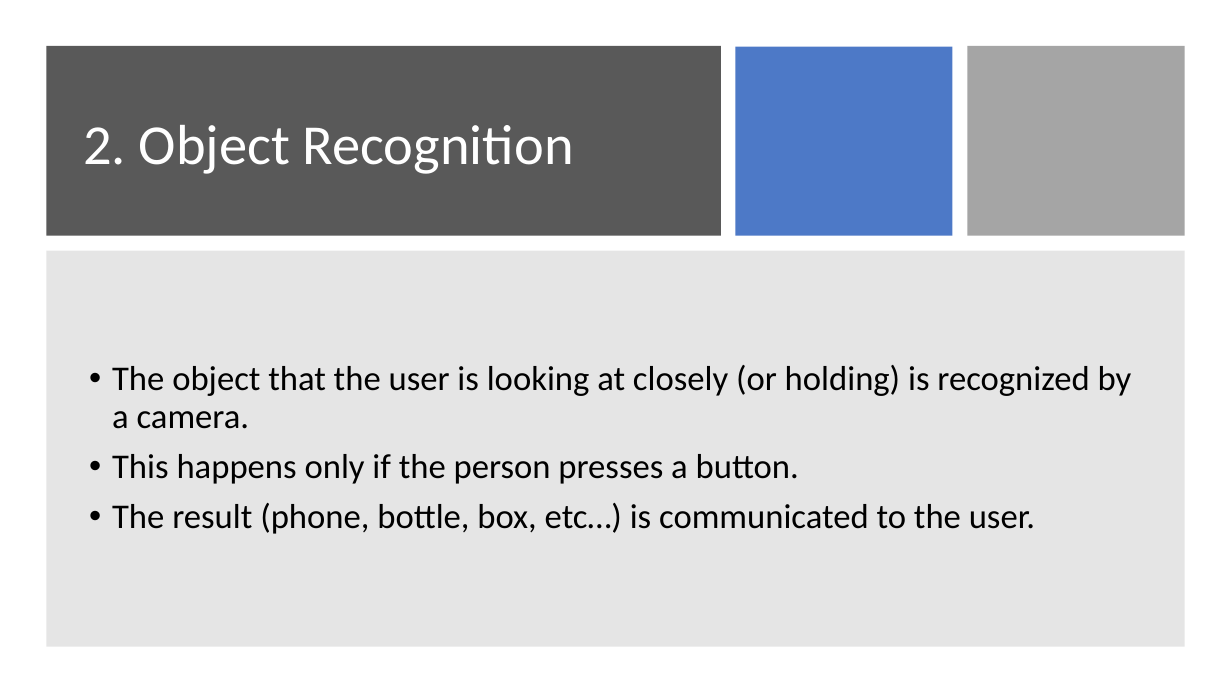
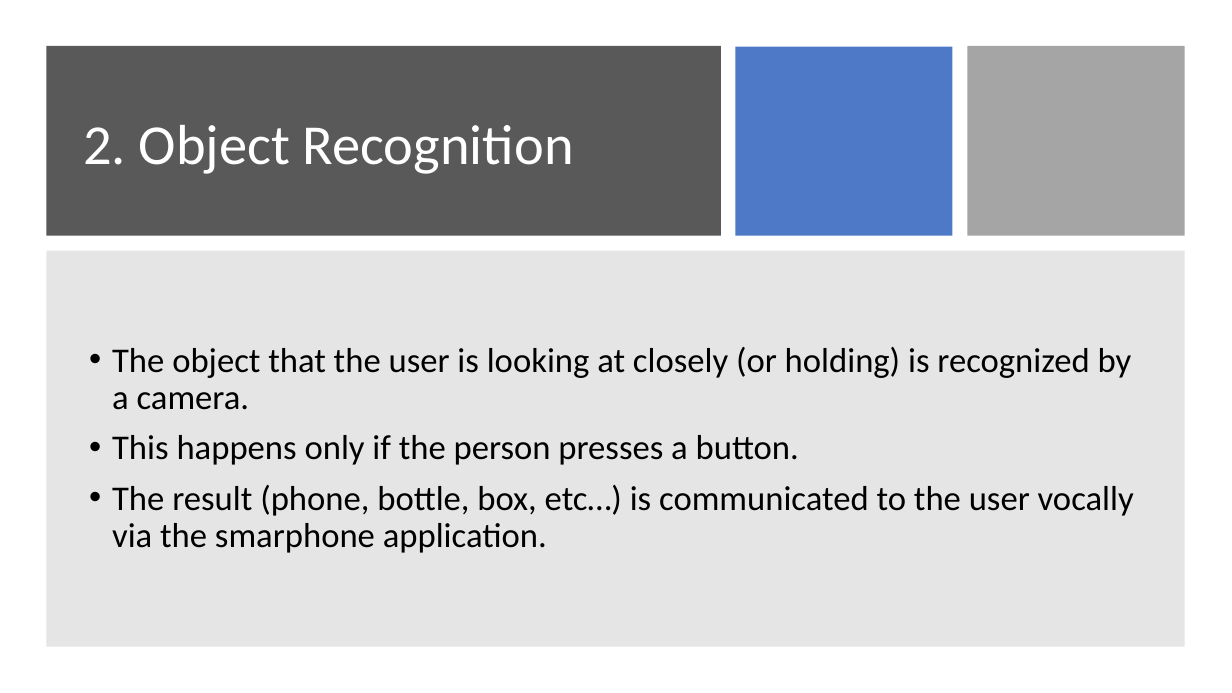
Before and after one commit to TheSmetz/Blinduino, a slide deck: slide 5 of Blinduino.pptx. Drawn at 1232x693 pixels with LibreOffice and Linux fonts; fonts in the diff are those of the drawing. Boxes give left, top, right and bottom in pixels: in the first picture for what was removed or moved away, otherwise in the second. Text is boxed around its words. In the diff, an @@ line names an element or a change of style, - is before the commit and + after.

```diff
--- a/Blinduino.pptx
+++ b/Blinduino.pptx
@@ text at (x1=112, y1=485, x2=1134, y2=553): text changed @@
-• The result (phone, bottle, box, etc…) is communicated to the user.
+• The result (phone, bottle, box, etc…) is communicated to the user vocally via the smarphone application.
```
Also in this commit, not shown: 1 other slide changed, 2 other files.
